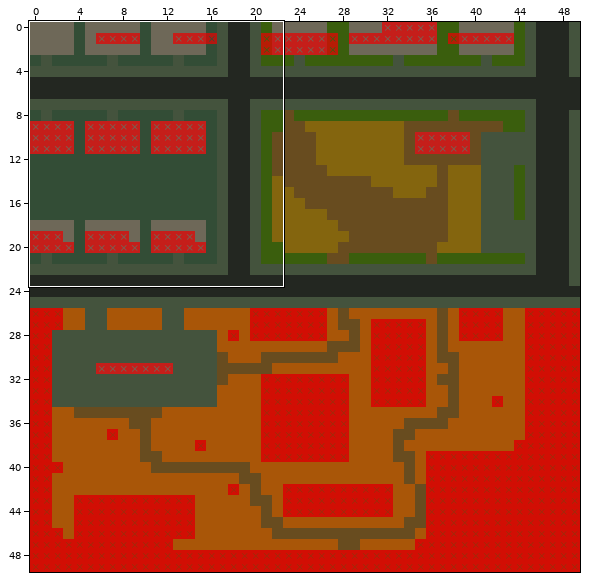
A Tiled map (JSON) gets an edit: tiled/test-map.tmj. The picture above shows the old version from afar; the outline marks the close-up.
Close-up. Before the commit:
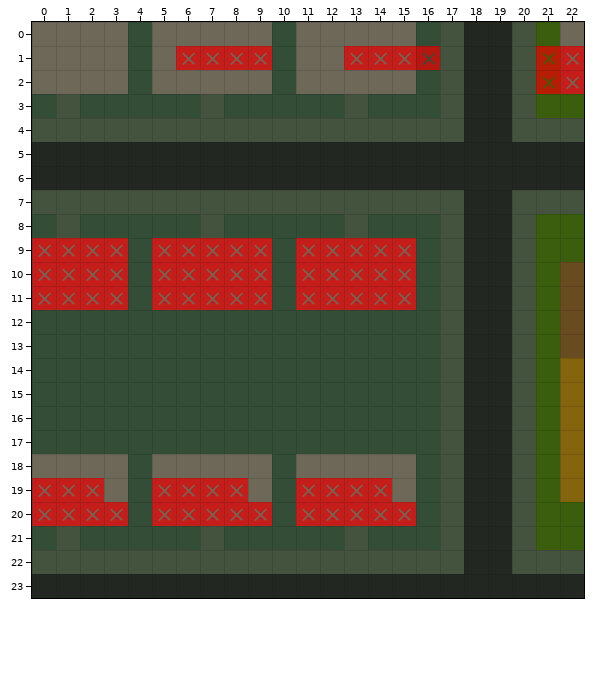
Cells are 256x256 px. Shown: x 0..22, y 0..23. The commit also changed other parts of the map, which this record leaves out.
Now the later version:
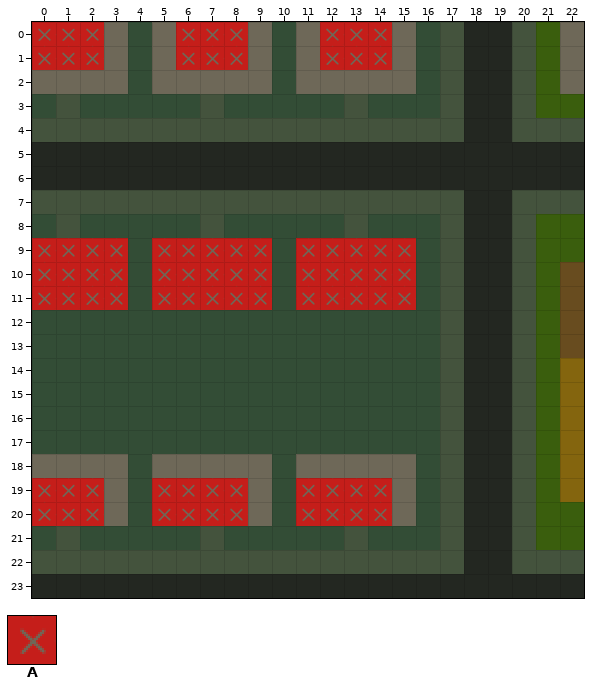
Key: from "temp-tiles_extruded": A 0.
_ is an empty cell, . an unchanged one.
See-through tiles are keyed as they look on the map.
Difference:
--- layer "Collision"
@@ x 0..22 @@
- 0 ___...___...___........
- 1 ___......A.._..AA....AA
- 2 .....................AA
+ 0 AAA...AAA...AAA........
+ 1 AAA......_..A..__....__
+ 2 .....................__
@@ x 3..15 @@
-20 A.....A.....A
+20 _....._....._
Boxes around the changes in both close-ups, in picture pixels (x1, y1, x2, y2):
added: (32, 22, 104, 70)
changed: (176, 22, 272, 70)
changed: (320, 22, 440, 70)
removed: (536, 46, 584, 94)
removed: (104, 502, 128, 526)
removed: (248, 502, 272, 526)
removed: (392, 502, 416, 526)
